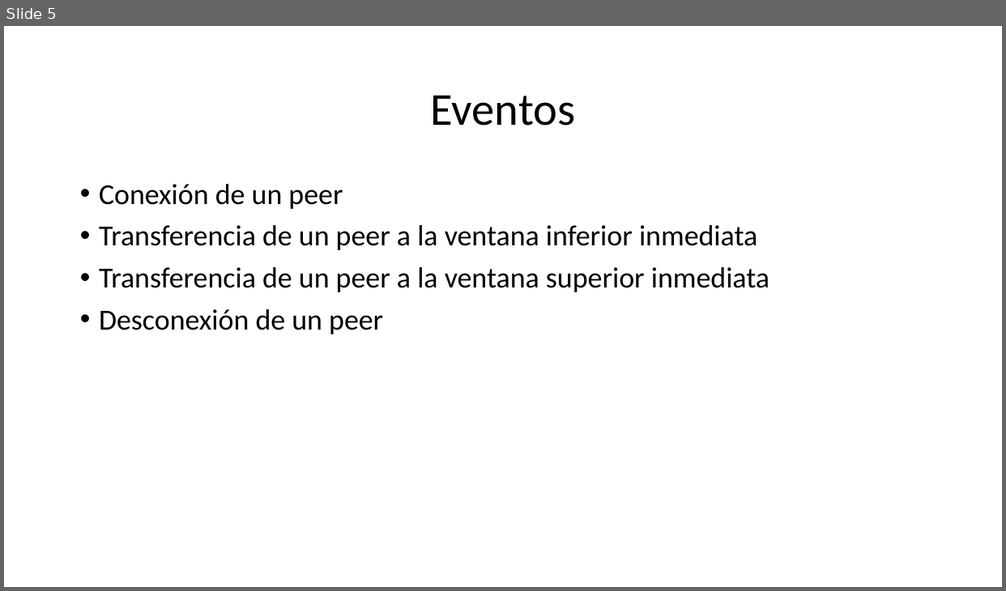
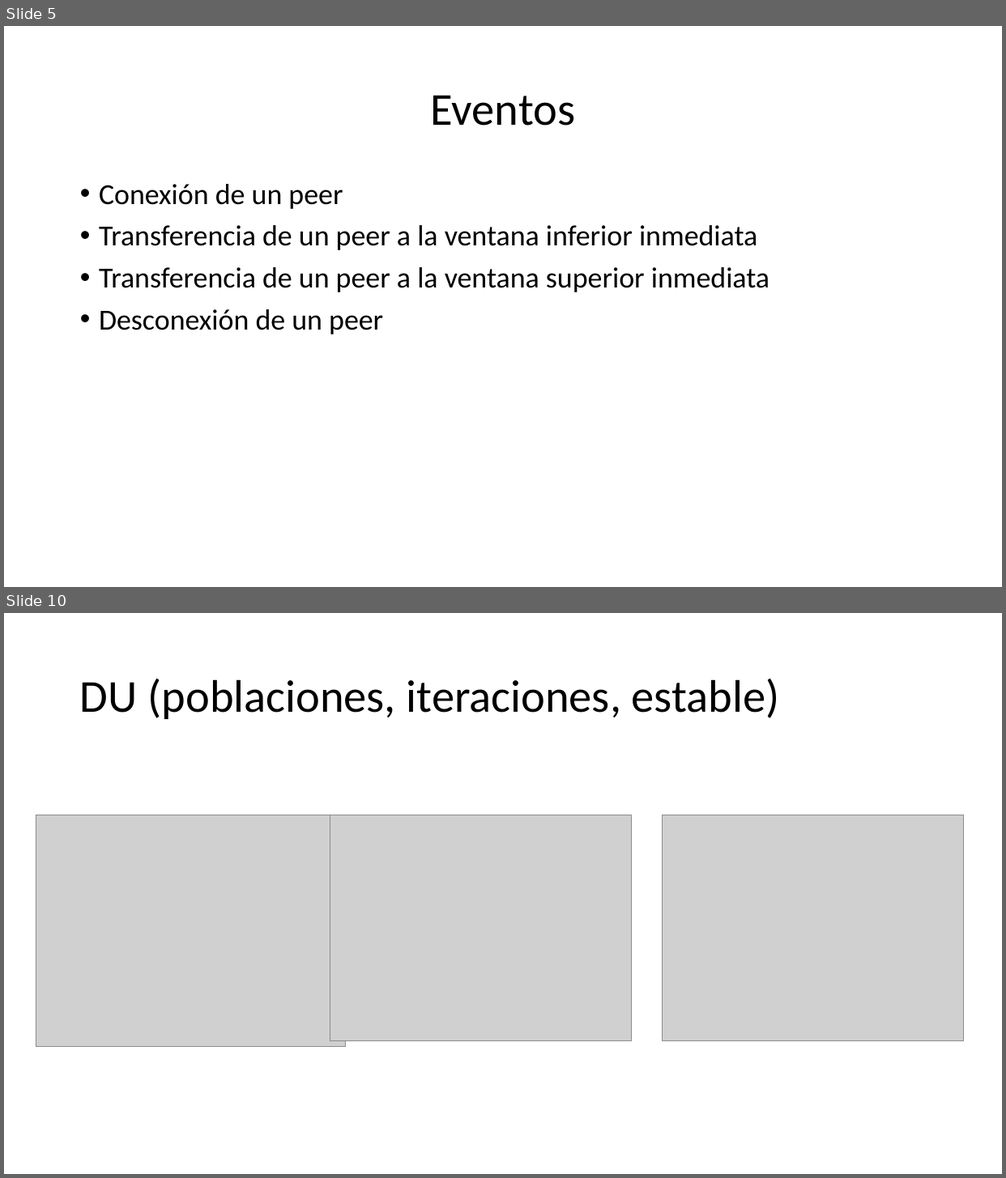
Before and after one commit to Uliskis15/PT, a slide deck: 2023-2/Reportes/ReporteFinal/PresentacionPrototipo.pptx. Shown one above the other, each under a label of ours: slide 5 before the commit, slides 5 and 10 after it; the slides between them are not shown. The pictures are 1006x591 and 1006x1178 pixels, drawn with LibreOffice and Linux fonts; fonts in the diff are those of the drawing; grey boxes stand for pictures. Boxes give left, top, right and bottom in pixels: in the first picture for what was removed or moved away, otherwise in the second. Text is boxed around its words. In the diff, an @@ line names an element or a change of style, - is before the commit and + after.

```diff
--- a/2023-2/Reportes/ReporteFinal/PresentacionPrototipo.pptx
+++ b/2023-2/Reportes/ReporteFinal/PresentacionPrototipo.pptx
@@ slide 10 added at bbox=[4, 613, 1002, 1174], background #FFFFFF @@
@@ title added at bbox=[80, 679, 780, 719], 44 pt, text #000000 @@
+DU (poblaciones, iteraciones, estable)
@@ picture added at bbox=[36, 815, 345, 1046] @@
@@ picture added at bbox=[330, 815, 632, 1041] @@
@@ picture added at bbox=[663, 815, 964, 1041] @@
```
Also in this commit, not shown: 11 other slides added.
